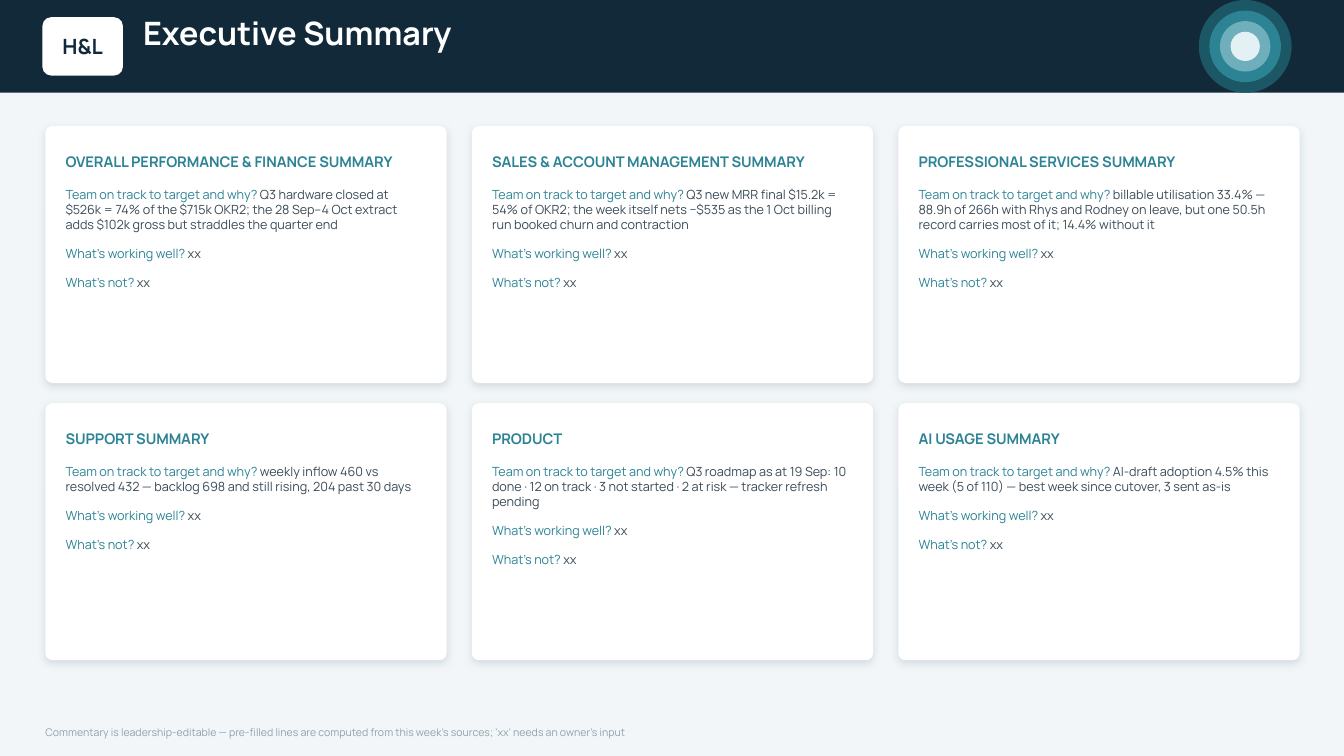
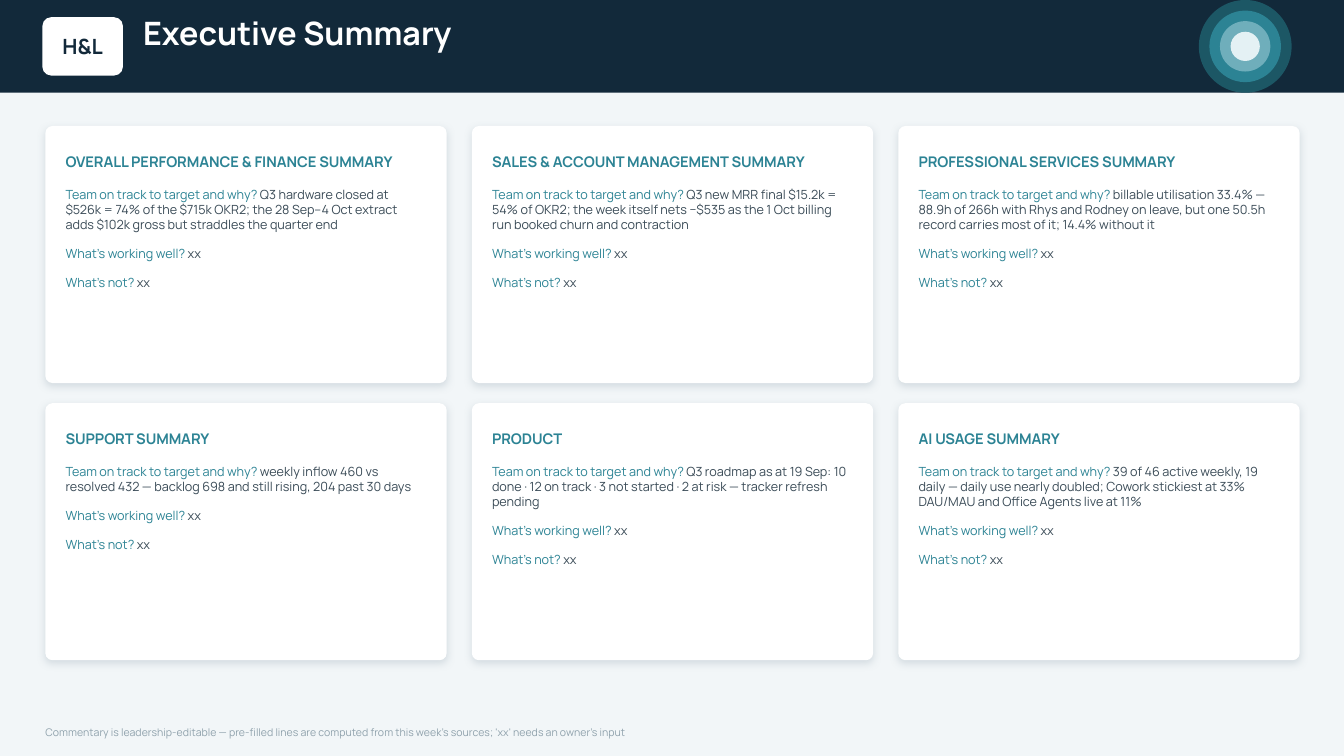
Before and after one commit to ihorner-hl/leadership-reporting, a slide deck: slide 3 of exec-deck/output/H&L Weekly Update - WC 28 Sep 2026.pptx. Drawn at 1344x756 pixels with LibreOffice and Linux fonts; fonts in the diff are those of the drawing. Boxes give left, top, right and bottom in pixels: in the first picture for what was removed or moved away, otherwise in the second. Text is boxed around its words. In the diff, an @@ line names an element or a change of style, - is before the commit and + after.

```diff
--- a/exec-deck/output/H&L Weekly Update - WC 28 Sep 2026.pptx
+++ b/exec-deck/output/H&L Weekly Update - WC 28 Sep 2026.pptx
@@ text at box(919, 466, 1258, 509): text changed @@
-Team on track to target and why? AI-draft adoption 4.5% this week (5 of 110) — best week since cutover, 3 sent as-is
+Team on track to target and why? 39 of 46 active weekly, 19 daily — daily use nearly doubled; Cowork stickiest at 33% DAU/MAU and Office Agents live at 11%
```
Also in this commit, not shown: 1 other slide changed, 4 other files.
